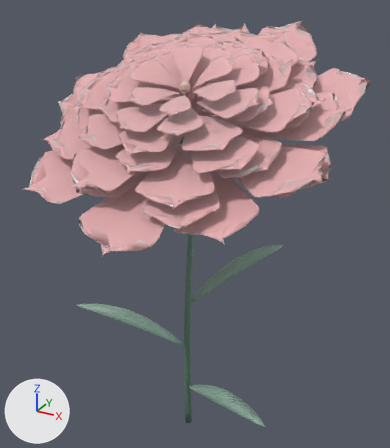
The glTF model www/models/flowers/carnation-legendary-v2.glb, before and after one commit.
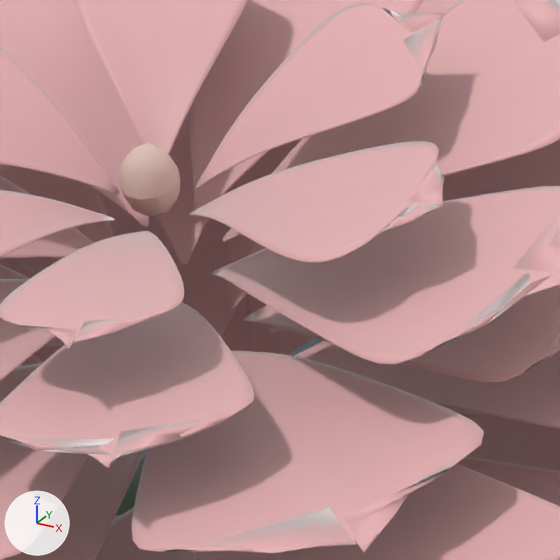
There are two pictures of each version: one whole from a 50 mm lens placed at (1.01, -1.773, 1.944), pointed at (0.043, -0.016, 1.066), one close up on the part from 41% to 66% of the width and 12% to 34% of the height. Arrows for +X, +Y and +Z are at lower left; the lights stay in place. The first two pictures are the older version. Vertices at exactly the same position are counted once.

Script lines for the objects in view, before the commit:
```python
me_carnation_legendary_v2_center = bpy.data.meshes.new('carnation-legendary-v2-center')
me_carnation_legendary_v2_center.from_pydata(...)  # 63 vertices, 108 faces; spans x 0.0537..0.0895, y -0.156..-0.1185, z 1.609..1.6522
me_carnation_legendary_v2_center.materials.append(mat_carnation_center_004)
me_carnation_legendary_v2_petal = bpy.data.meshes.new('carnation-legendary-v2-petal')
me_carnation_legendary_v2_petal.from_pydata(...)  # 22572 vertices, 44928 faces; spans x -0.522..0.619, y -0.665..0.482, z 1.217..1.82
me_carnation_legendary_v2_petal.materials.append(mat_carnation_petal_004)
ob_carnation_legendary_v2_center = bpy.data.objects.new('carnation-legendary-v2-center', me_carnation_legendary_v2_center)
ob_carnation_legendary_v2_center.location = (0.0, 0.0, 0.0)
ob_carnation_legendary_v2_petal = bpy.data.objects.new('carnation-legendary-v2-petal', me_carnation_legendary_v2_petal)
ob_carnation_legendary_v2_petal.location = (0.0, 0.0, 0.0)
```
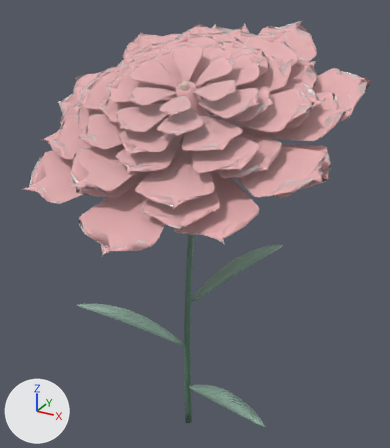
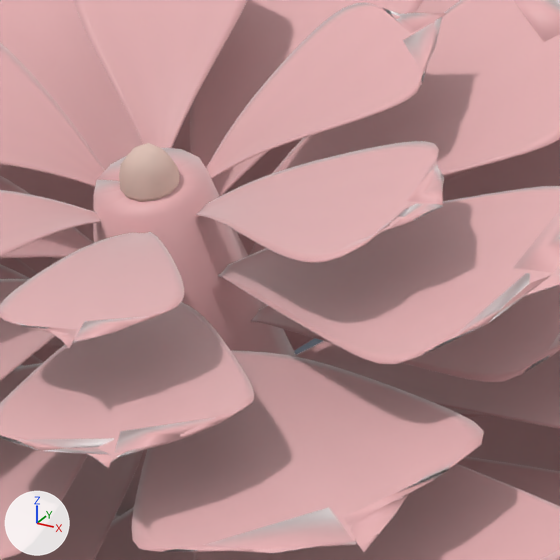
Boxes (x1, y1, x2, y2) around the edits, measured in the close-ups (560 x 560 px):
```json
{"part": 1, "of": "me_carnation_legendary_v2_petal", "change": "added", "after": [93, 148, 296, 516], "on screen": "pink"}
```

Scene script edits in JSON lines:
```json
{"block": "me_carnation_legendary_v2_petal", "where": "# used by ob_carnation_legendary_v2_petal; location = (0.0, 0.0, 0.0)"}
{"op": "remove", "block": "me_carnation_legendary_v2_petal", "code": "me_carnation_legendary_v2_petal.from_pydata(...)  # 22572 vertices, 44928 faces; spans x -0.522..0.619, y -0.665..0.482, z 1.217..1.82"}
{"op": "add", "block": "me_carnation_legendary_v2_petal", "code": "me_carnation_legendary_v2_petal.from_pydata(...)  # 22688 vertices, 45164 faces; spans x -0.522..0.619, y -0.665..0.482, z 1.217..1.82"}
{"block": "me_carnation_legendary_v2_petal", "change": "me_carnation_legendary_v2_petal part 1: a new loose piece of 116 vertices spanning x -0.037..0.146, y -0.166..0.079, z 1.335..1.645, in mat_carnation_petal_004"}
```
